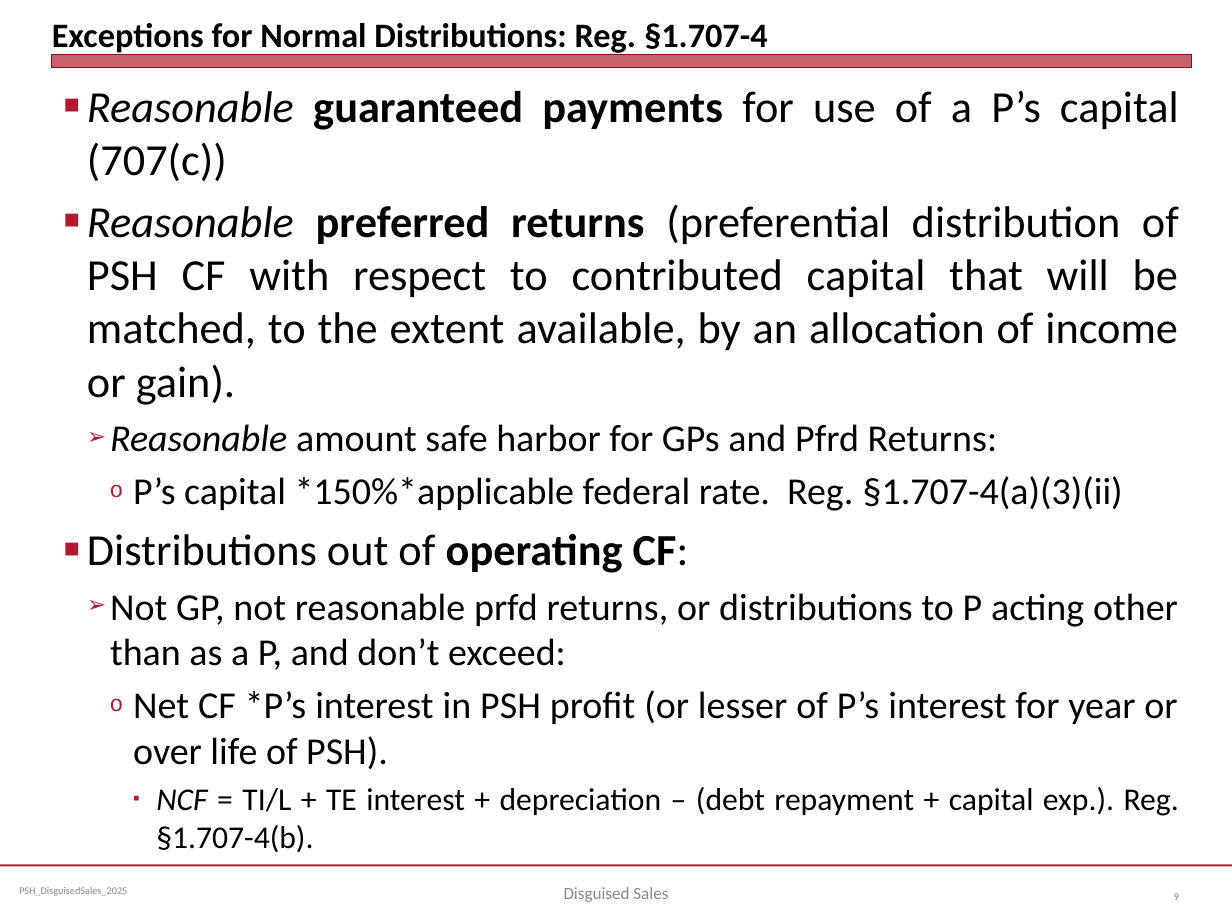
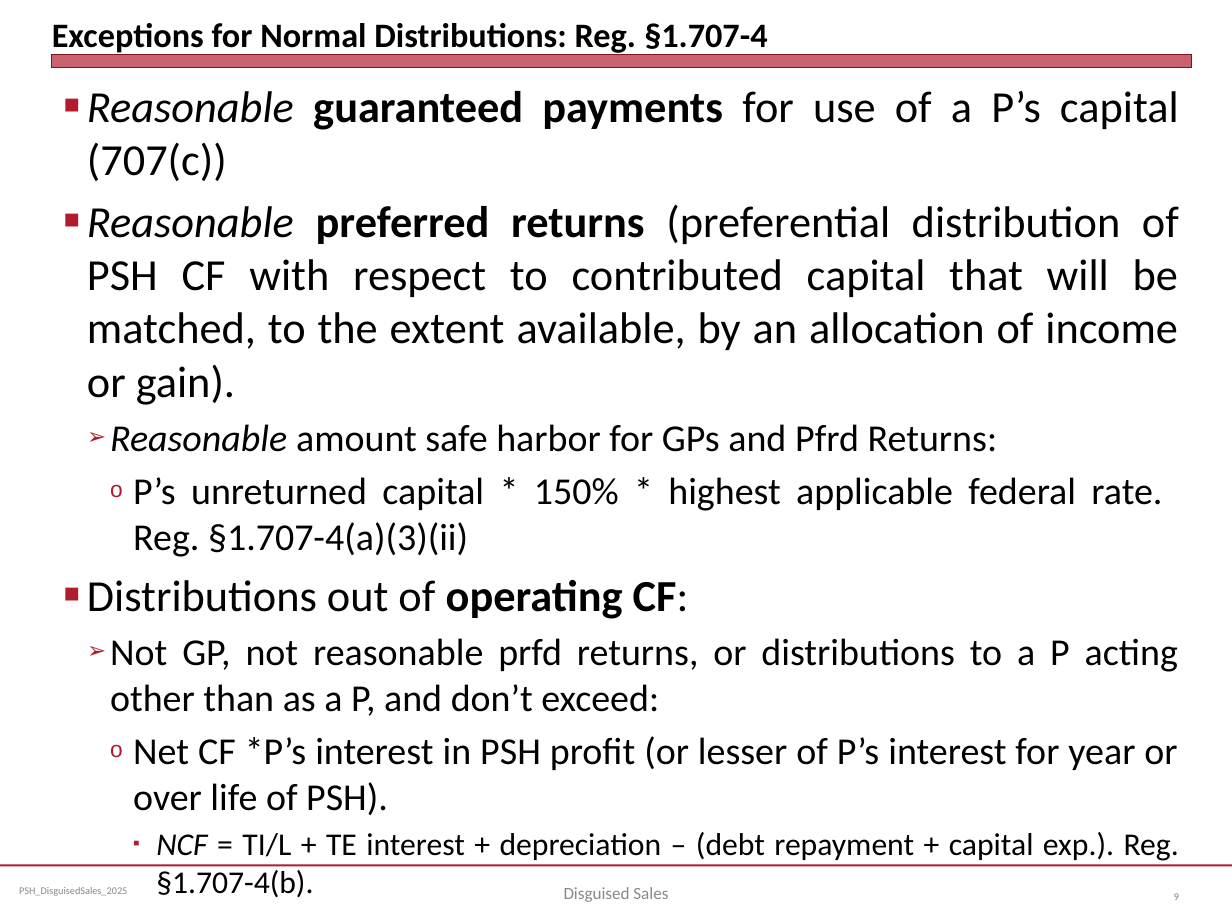
Before and after one commit to jmc877/Partnership-Tax, a slide deck: slide 9 of slides/PSH_DisguisedSales_2025.pptx. Drawn at 1232x924 pixels with LibreOffice and Linux fonts; fonts in the diff are those of the drawing. Boxes give left, top, right and bottom in pixels: in the first picture for what was removed or moved away, otherwise in the second. Text is boxed around its words. In the diff, an @@ line names an element or a change of style, - is before the commit and + after.

```diff
--- a/slides/PSH_DisguisedSales_2025.pptx
+++ b/slides/PSH_DisguisedSales_2025.pptx
@@ text at box(133, 477, 1162, 557): text changed @@
-    o P’s capital *150%*applicable federal rate. Reg. §1.707-4(a)(3)(ii)
+    o P’s unreturned capital * 150% * highest applicable federal rate. Reg. §1.707-4(a)(3)(ii)
@@ text at box(110, 638, 1178, 716): text changed @@
-  ➢ Not GP, not reasonable prfd returns, or distributions to P acting other than as a P, and don’t exceed:
+  ➢ Not GP, not reasonable prfd returns, or distributions to a P acting other than as a P, and don’t exceed:
```
Also in this commit, not shown: 5 other slides changed.
